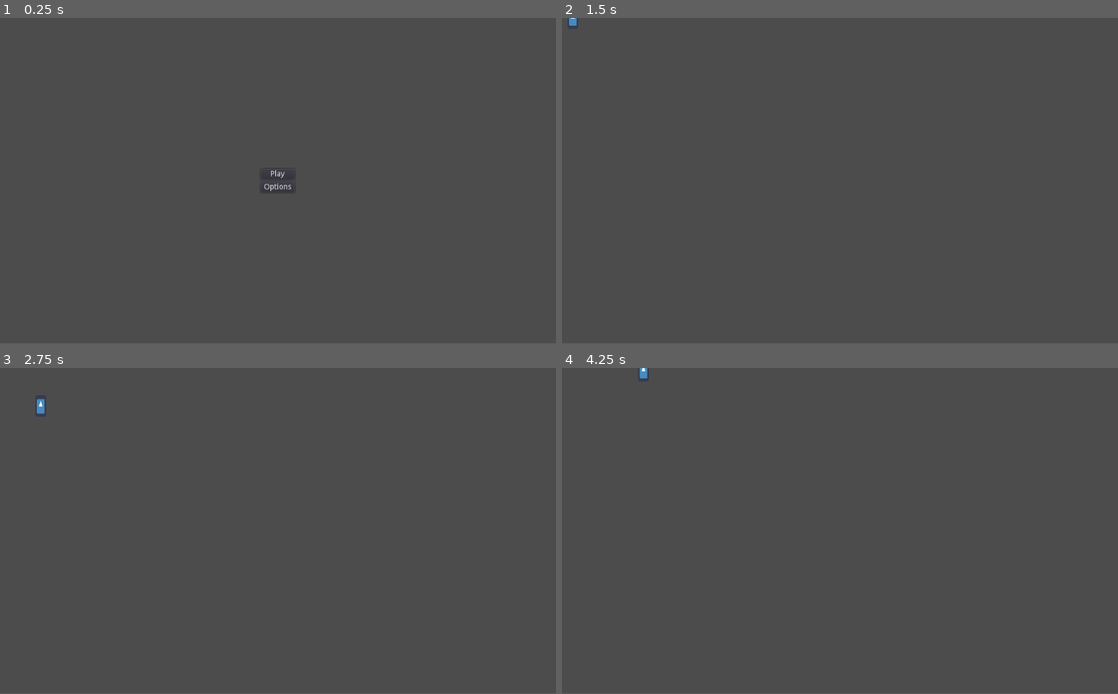
Above: before the commit, frames 1-4 (two rows, left to right).
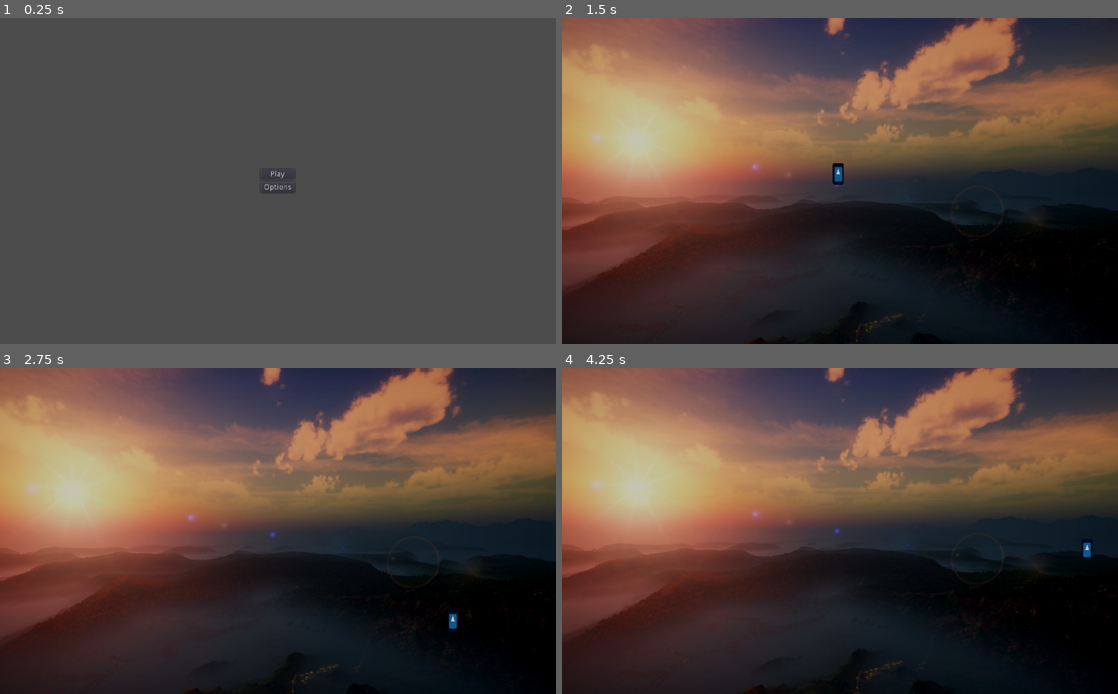
Above: after the commit, the same moments.

Repository: Rikougo/mood_agent
Game: Godot game, scene res://scenes/MainMenu.tscn
Same seed, same stepped clock (60 frames per second), same inputs: the game is played once before the commit and once after it. The engine's default icon, where the game draws it, is replaced by a stand-in: a white triangle on a blue panel in a dark square.
Inputs:
- Up to frame 1 (0.25 s): no input
- Up to frame 2 (1.5 s): click "Play" at 0.5 s; hold Right (ui_right) from 1.28 s (still down)
- Up to frame 3 (2.75 s): release Right (ui_right) at 2.03 s; hold Down (ui_down) from 2.03 s (still down)
- Up to frame 4 (4.25 s): release Down (ui_down) at 2.78 s; hold Right (ui_right) 2.78-3.53 s; hold Up (ui_up) from 3.53 s (still down)
In our replay, the window is 800x468 before the commit and 800x469 after it. These sizes can differ from the game's own. Grey fills any space a smaller window leaves; there, only what the larger window draws over its background counts as a difference.

The runs differ from the first frame. In frame 1, less than 0.1% of the frame differs, in the area x 47-53%, y 46-54%; in frame 2, 93%; in frame 3, 93%; in frame 4, 93%, in the area x 0-100%, y 0-100%.

Commit message:
Test hub, player movement

Diff:
--- a/project.godot
+++ b/project.godot
@@ -19,31 +19,48 @@
 run/main_scene="res://scenes/MainMenu.tscn"
 config/icon="res://icon.png"
 
+[display]
+
+window/stretch/mode="2d"
+
+[global]
+
+stresh=false
+stretch=false
+
 [input]
 
+ui_accept={
+"deadzone": 0.5,
+"events": [ Object(InputEventKey,"resource_local_to_scene":false,"resource_name":"","device":0,"alt":false,"shift":false,"control":false,"meta":false,"command":false,"pressed":false,"scancode":16777221,"unicode":0,"echo":false,"script":null)
+, Object(InputEventKey,"resource_local_to_scene":false,"resource_name":"","device":0,"alt":false,"shift":false,"control":false,"meta":false,"command":false,"pressed":false,"scancode":16777222,"unicode":0,"echo":false,"script":null)
+, Object(InputEventKey,"resource_local_to_scene":false,"resource_name":"","device":0,"alt":false,"shift":false,"control":false,"meta":false,"command":false,"pressed":false,"scancode":32,"unicode":0,"echo":false,"script":null)
+, Object(InputEventJoypadButton,"resource_local_to_scene":false,"resource_name":"","device":0,"button_index":0,"pressure":0.0,"pressed":false,"script":null)
+ ]
+}
 ui_left={
-"deadzone": 0.5,
+"deadzone": 0.1,
 "events": [ Object(InputEventKey,"resource_local_to_scene":false,"resource_name":"","device":0,"alt":false,"shift":false,"control":false,"meta":false,"command":false,"pressed":false,"scancode":16777231,"unicode":0,"echo":false,"script":null)
 , Object(InputEventJoypadButton,"resource_local_to_scene":false,"resource_name":"","device":0,"button_index":14,"pressure":0.0,"pressed":false,"script":null)
 , Object(InputEventJoypadMotion,"resource_local_to_scene":false,"resource_name":"","device":0,"axis":0,"axis_value":-1.0,"script":null)
  ]
 }
 ui_right={
-"deadzone": 0.5,
+"deadzone": 0.1,
 "events": [ Object(InputEventKey,"resource_local_to_scene":false,"resource_name":"","device":0,"alt":false,"shift":false,"control":false,"meta":false,"command":false,"pressed":false,"scancode":16777233,"unicode":0,"echo":false,"script":null)
 , Object(InputEventJoypadButton,"resource_local_to_scene":false,"resource_name":"","device":0,"button_index":15,"pressure":0.0,"pressed":false,"script":null)
 , Object(InputEventJoypadMotion,"resource_local_to_scene":false,"resource_name":"","device":0,"axis":0,"axis_value":1.0,"script":null)
  ]
 }
 ui_up={
-"deadzone": 0.5,
+"deadzone": 0.1,
 "events": [ Object(InputEventKey,"resource_local_to_scene":false,"resource_name":"","device":0,"alt":false,"shift":false,"control":false,"meta":false,"command":false,"pressed":false,"scancode":16777232,"unicode":0,"echo":false,"script":null)
 , Object(InputEventJoypadButton,"resource_local_to_scene":false,"resource_name":"","device":0,"button_index":12,"pressure":0.0,"pressed":false,"script":null)
 , Object(InputEventJoypadMotion,"resource_local_to_scene":false,"resource_name":"","device":0,"axis":1,"axis_value":-1.0,"script":null)
  ]
 }
 ui_down={
-"deadzone": 0.5,
+"deadzone": 0.1,
 "events": [ Object(InputEventKey,"resource_local_to_scene":false,"resource_name":"","device":0,"alt":false,"shift":false,"control":false,"meta":false,"command":false,"pressed":false,"scancode":16777234,"unicode":0,"echo":false,"script":null)
 , Object(InputEventJoypadButton,"resource_local_to_scene":false,"resource_name":"","device":0,"button_index":13,"pressure":0.0,"pressed":false,"script":null)
 , Object(InputEventJoypadMotion,"resource_local_to_scene":false,"resource_name":"","device":0,"axis":1,"axis_value":1.0,"script":null)
--- a/scenes/Hub.tscn
+++ b/scenes/Hub.tscn
@@ -1,9 +1,76 @@
-[gd_scene load_steps=3 format=2]
+[gd_scene load_steps=13 format=2]
 
 [ext_resource path="res://scripts/Samuel/hub.gd" type="Script" id=1]
 [ext_resource path="res://scenes/Player.tscn" type="PackedScene" id=2]
+[ext_resource path="res://assets/bg_temp.png" type="Texture" id=3]
+[ext_resource path="res://scripts/Samuel/player_hub.gd" type="Script" id=4]
+[ext_resource path="res://shaders/water.shader" type="Shader" id=5]
+
+[sub_resource type="SegmentShape2D" id=1]
+a = Vector2( 245.684, 3.51021 )
+b = Vector2( -0.615631, 265.561 )
+
+[sub_resource type="SegmentShape2D" id=2]
+a = Vector2( 774.082, 30.7177 )
+b = Vector2( 247.116, 3.51021 )
+
+[sub_resource type="SegmentShape2D" id=3]
+a = Vector2( 774.082, 30.7177 )
+b = Vector2( 1024.84, 396.681 )
+
+[sub_resource type="SegmentShape2D" id=4]
+a = Vector2( 794.058, 598.803 )
+b = Vector2( 1026.04, 396.895 )
+
+[sub_resource type="SegmentShape2D" id=5]
+a = Vector2( 2.17688, 266.585 )
+b = Vector2( 135.35, 563.003 )
+
+[sub_resource type="SegmentShape2D" id=6]
+a = Vector2( 796.922, 603.099 )
+b = Vector2( 136.782, 563.003 )
+
+[sub_resource type="ShaderMaterial" id=7]
+shader = ExtResource( 5 )
+shader_param/blue_tint = null
+shader_param/sprite_scale = null
+shader_param/scale_x = 0.67
 
 [node name="Root" type="Node2D"]
 script = ExtResource( 1 )
 
+[node name="Sprite" type="Sprite" parent="."]
+position = Vector2( 503, 300 )
+texture = ExtResource( 3 )
+
 [node name="Player" parent="." instance=ExtResource( 2 )]
+position = Vector2( 480.015, 283.01 )
+script = ExtResource( 4 )
+
+[node name="Walls" type="StaticBody2D" parent="."]
+
+[node name="Wall1" type="CollisionShape2D" parent="Walls"]
+shape = SubResource( 1 )
+
+[node name="Wall2" type="CollisionShape2D" parent="Walls"]
+shape = SubResource( 2 )
+
+[node name="Wall3" type="CollisionShape2D" parent="Walls"]
+shape = SubResource( 3 )
+
+[node name="Wall4" type="CollisionShape2D" parent="Walls"]
+shape = SubResource( 4 )
+
+[node name="Wall5" type="CollisionShape2D" parent="Walls"]
+shape = SubResource( 5 )
+
+[node name="Wall6" type="CollisionShape2D" parent="Walls"]
+shape = SubResource( 6 )
+
+[node name="WaterOver" type="Polygon2D" parent="."]
+material = SubResource( 7 )
+polygon = PoolVector2Array( 43.0001, -53, -154, 145, -97.3199, 644.331, -97.3199, 782.957, 455.511, 829.722, 1018.36, 754.563, 1272.23, 525.748, 1195.4, -62.1561, 580.774, -220.823 )
+
+[node name="Camera2D" type="Camera2D" parent="."]
+position = Vector2( 512.329, 299.995 )
+current = true
--- a/scenes/Player.tscn
+++ b/scenes/Player.tscn
@@ -1,12 +1,10 @@
-[gd_scene load_steps=4 format=2]
+[gd_scene load_steps=3 format=2]
 
 [ext_resource path="res://icon.png" type="Texture" id=1]
-[ext_resource path="res://scripts/Samuel/player.gd" type="Script" id=2]
 
 [sub_resource type="CapsuleShape2D" id=1]
 
 [node name="Player" type="KinematicBody2D"]
-script = ExtResource( 2 )
 
 [node name="Shape" type="CollisionShape2D" parent="."]
 shape = SubResource( 1 )
--- a/scripts/Samuel/main_menu.gd
+++ b/scripts/Samuel/main_menu.gd
@@ -1,6 +1,4 @@
 extends Node
-
-
 
 func _on_Play_pressed():
 	get_tree().change_scene("res://scenes/hub.tscn")
--- a/scripts/Samuel/player.gd
+++ /dev/null
@@ -1,13 +0,0 @@
-extends KinematicBody2D
-
-const SPEED   = 100
-func _ready():
-	pass
-
-func _process(delta):
-	var xStrenght = Input.get_action_strength("ui_right") - Input.get_action_strength("ui_left")
-	var yStrenght = Input.get_action_strength("ui_down") - Input.get_action_strength("ui_up")
-
-	var velocity = Vector2(xStrenght, yStrenght)
-
-	move_and_slide(velocity * SPEED)
--- /dev/null
+++ b/scripts/Samuel/player_hub.gd
@@ -0,0 +1,22 @@
+extends KinematicBody2D
+
+const MAX_SPEED = 350
+const ACCELERATION = 20
+var motion = Vector2.ZERO
+
+func _ready():
+	pass
+
+func _physics_process(delta):
+	var axis = Vector2.ZERO
+	axis.x = Input.get_action_strength("ui_right") - Input.get_action_strength("ui_left")
+	axis.y = Input.get_action_strength("ui_down") - Input.get_action_strength("ui_up")
+
+	axis = axis.normalized()
+
+	if axis.x != 0 || axis.y != 0:
+		motion = (motion + axis * ACCELERATION).clamped(MAX_SPEED)
+	else:
+		motion = motion.linear_interpolate(Vector2.ZERO, 0.1)
+
+	move_and_slide(motion)
--- /dev/null
+++ b/shaders/water.shader
@@ -0,0 +1,49 @@
+shader_type canvas_item;
+
+// Gonkee's water shader for Godot 3 - full tutorial https://youtu.be/uhMAHpV_cDg
+// If you use this shader, I would prefer if you gave credit to me and my channel
+
+uniform vec4 blue_tint : hint_color;
+
+uniform vec2 sprite_scale;
+uniform float scale_x = 0.67;
+
+float rand(vec2 coord){
+	return fract(sin(dot(coord, vec2(12.9898, 78.233)))* 43758.5453123);
+}
+
+float noise(vec2 coord){
+	vec2 i = floor(coord);
+	vec2 f = fract(coord);
+
+	// 4 corners of a rectangle surrounding our point
+	float a = rand(i);
+	float b = rand(i + vec2(1.0, 0.0));
+	float c = rand(i + vec2(0.0, 1.0));
+	float d = rand(i + vec2(1.0, 1.0));
+
+	vec2 cubic = f * f * (3.0 - 2.0 * f);
+
+	return mix(a, b, cubic.x) + (c - a) * cubic.y * (1.0 - cubic.x) + (d - b) * cubic.x * cubic.y;
+}
+
+void fragment(){
+
+	vec2 noisecoord1 = UV * sprite_scale * scale_x;
+	vec2 noisecoord2 = UV * sprite_scale * scale_x + 4.0;
+
+	vec2 motion1 = vec2(TIME * 0.3, TIME * -0.4);
+	vec2 motion2 = vec2(TIME * 0.1, TIME * 0.5);
+
+	vec2 distort1 = vec2(noise(noisecoord1 + motion1), noise(noisecoord2 + motion1)) - vec2(0.5);
+	vec2 distort2 = vec2(noise(noisecoord1 + motion2), noise(noisecoord2 + motion2)) - vec2(0.5);
+
+	vec2 distort_sum = (distort1 + distort2) / 60.0;
+
+	vec4 color = textureLod(SCREEN_TEXTURE, SCREEN_UV + distort_sum, 0.0);
+
+	color = mix(color, blue_tint, 0.3);
+	color.rgb = mix(vec3(0.5), color.rgb, 1.4);
+
+	COLOR = color;
+}
Binary file added: assets/bg_temp.png
Not shown, added: assets/bg_temp.png.import
